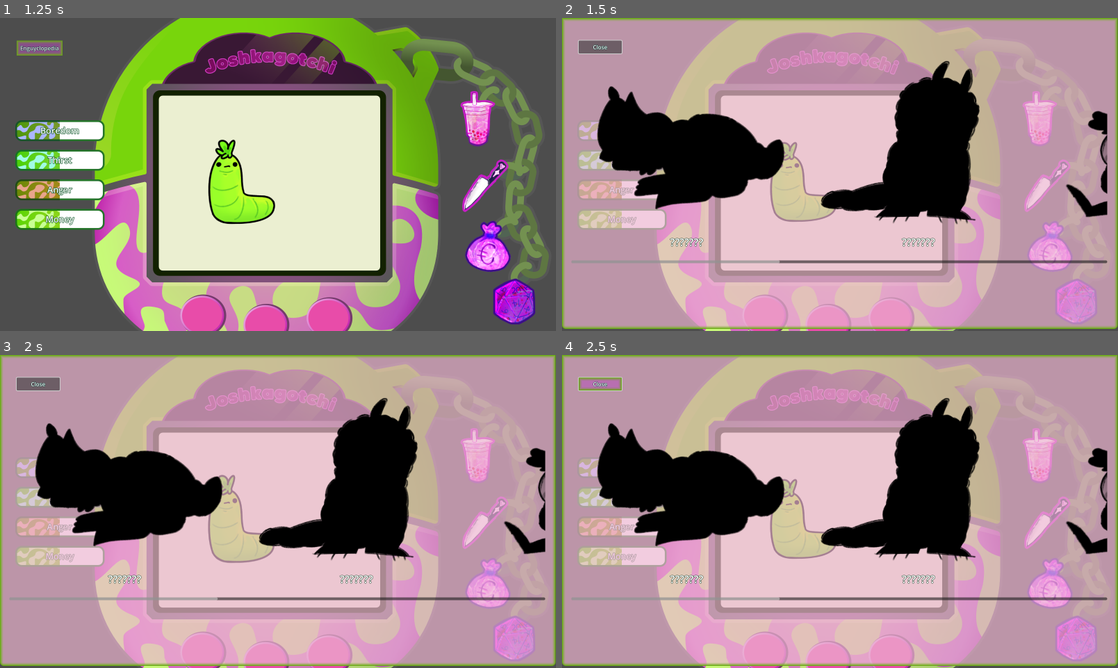
Above: before the commit, frames 1-4 (two rows, left to right).
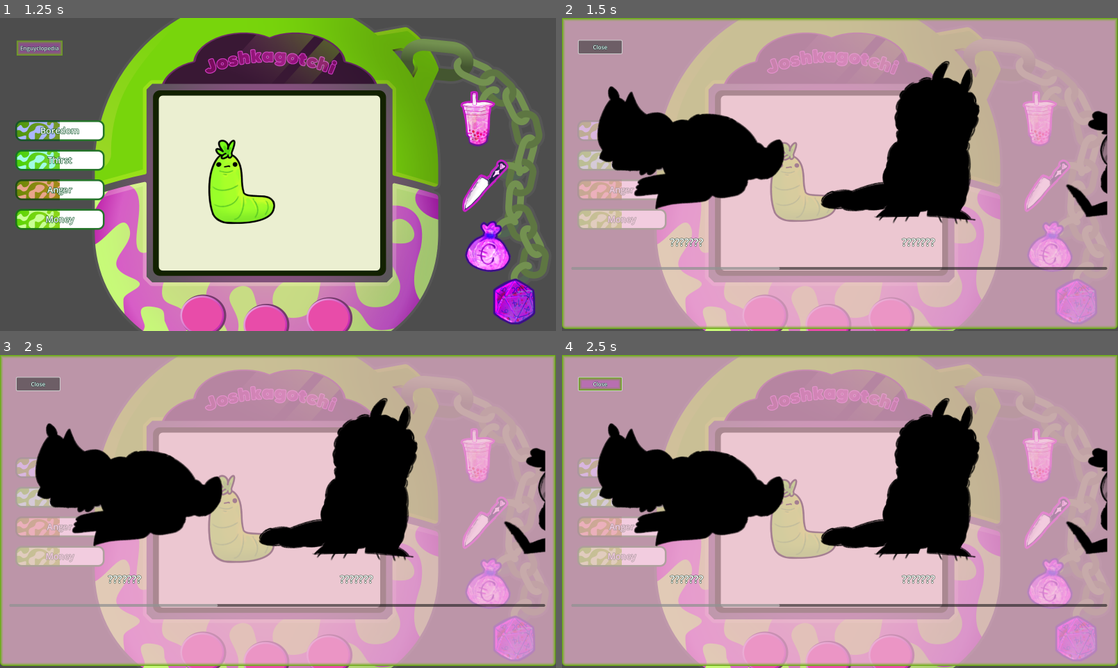
Above: after the commit, the same moments.

Repository: BlustrawberRi/Joshkagochi
Game: Godot game, scene res://Scenes/debug_ri.tscn
Same seed, same stepped clock (60 frames per second), same inputs: the game is played once before the commit and once after it. The project has no main scene, so this scene is started directly. The engine's default icon, where the game draws it, is replaced by a stand-in: a white triangle on a blue panel in a dark square.
Inputs (mouse positions are in pixels of both pictures, inside the frame that each line leads up to):
- Up to frame 1 (1.25 s): click (478, 118) at 0.52 s
- Up to frame 2 (1.5 s): click "Enguyclopedia" at 1.25 s
- Up to frame 3 (2 s): no input
- Up to frame 4 (2.5 s): click (1040, 455) at 2.02 s

Frame 1 is identical in both runs. In frame 2, 1.8% of the frame differs, in the area x 1-99%, y 77-81%; in frame 3, 1.8%; in frame 4, 1.8%.

Commit message:
added description text to enguyclopedia

Diff:
--- a/Scenes/debug_ri.tscn
+++ b/Scenes/debug_ri.tscn
@@ -358,7 +358,6 @@
 script = ExtResource("23_qmqi8")
 
 [node name="Panel" type="Panel" parent="Enguyclopedia"]
-visible = false
 layout_mode = 0
 offset_right = 1599.0
 offset_bottom = 894.0
@@ -369,12 +368,11 @@
 offset_left = 27.0
 offset_top = 110.0
 offset_right = 1569.0
-offset_bottom = 705.0
+offset_bottom = 724.0
 
 [node name="HBoxContainer" type="HBoxContainer" parent="Enguyclopedia/Panel/ScrollContainer"]
 layout_mode = 2
 size_flags_horizontal = 3
-size_flags_vertical = 3
 
 [node name="ResultEntry" parent="Enguyclopedia/Panel/ScrollContainer/HBoxContainer" instance=ExtResource("24_2awfh")]
 layout_mode = 2
--- a/Scenes/result_entry.tscn
+++ b/Scenes/result_entry.tscn
@@ -24,3 +24,8 @@
 theme_override_font_sizes/normal_font_size = 30
 fit_content = true
 horizontal_alignment = 1
+
+[node name="Description" type="RichTextLabel" parent="."]
+layout_mode = 2
+fit_content = true
+horizontal_alignment = 1
--- a/Scenes/result_entry_thirst_trap.tscn
+++ b/Scenes/result_entry_thirst_trap.tscn
@@ -11,3 +11,8 @@
 
 [node name="Name" parent="." index="1"]
 text = "Thirst Trap"
+
+[node name="Description" parent="." index="2"]
+text = "\"You got no money and are too hot. We gonna make lemonade out of this somehow..\""
+fit_content = true
+horizontal_alignment = 1
--- a/Scripts/result_entry.gd
+++ b/Scripts/result_entry.gd
@@ -4,18 +4,21 @@
 var guy: String
 
 @onready
-var label = $Name
-
+var name_label = $Name
+@onready
+var desc_label = $Description
 @onready
 var texture = $Result
 
 func _ready():
-	label.text = "???????"
+	name_label.text = "???????"
+	desc_label.text = ""
 	texture.modulate = Color.BLACK
 
 func reveal():
-	label.text = guy
+	name_label.text = guy
 	texture.modulate = Color.WHITE
+	desc_label.text = ResultCalculator.result_texts.get(guy)[1]
 
 
 func _on_end_pressed():
